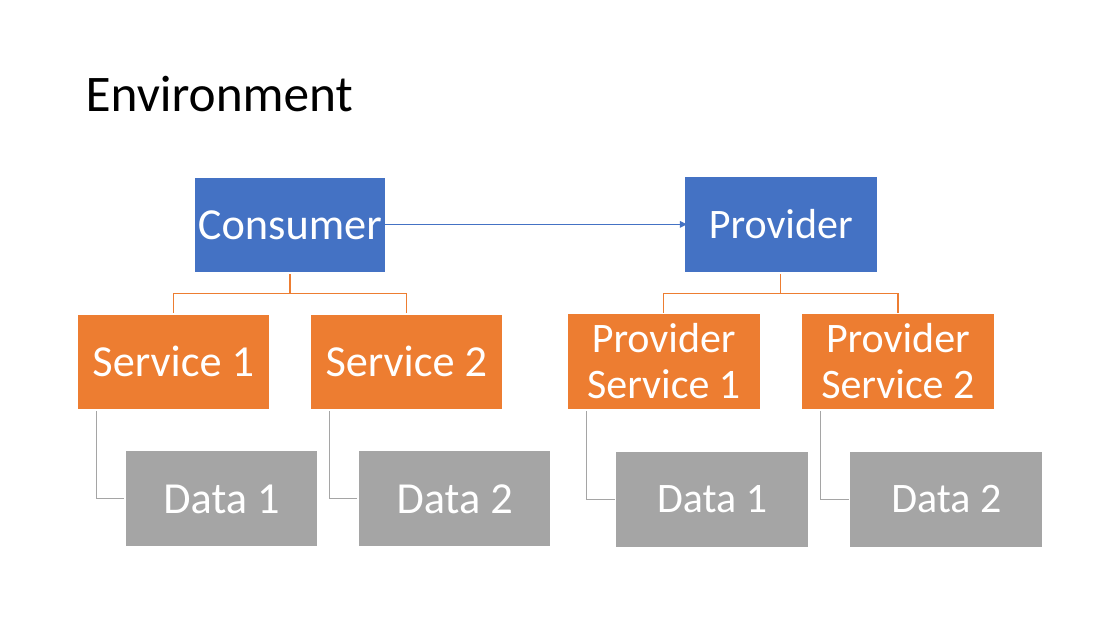
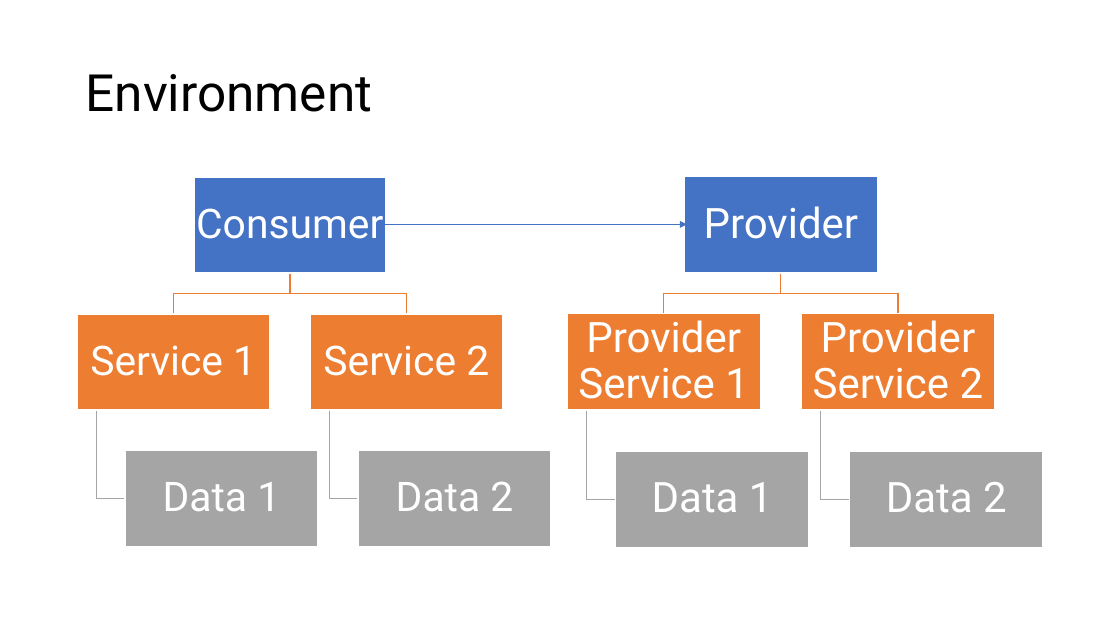
Before and after one commit to m4cx/consumer-driven-contract-testing-pact, a slide deck: slide 6 of powerpoint/Consumer-Driven Contract Tests using PACT.pptx. Drawn at 1120x630 pixels with LibreOffice and Linux fonts; fonts in the diff are those of the drawing. Boxes give left, top, right and bottom in pixels: in the first picture for what was removed or moved away, otherwise in the second. Text is boxed around its words. In the diff, an @@ line names an element or a change of style, - is before the commit and + after.

Commit message:
feat(ppt): change font to Roboto

```diff
--- a/powerpoint/Consumer-Driven Contract Tests using PACT.pptx
+++ b/powerpoint/Consumer-Driven Contract Tests using PACT.pptx
@@ size 38 to 35 pt, font Calibri to Roboto; less space between paragraphs in 5 elements at [196, 208, 383, 239], [90, 345, 256, 376], [163, 482, 280, 511], [323, 345, 489, 376], [396, 482, 513, 511] @@
@@ font Calibri to Roboto in 6 elements at [86, 74, 373, 112], [704, 206, 859, 239], [578, 320, 749, 399], [652, 482, 773, 512], [813, 320, 984, 399], [886, 482, 1007, 512] @@
```
Also in this commit, not shown: 9 other slides changed.
